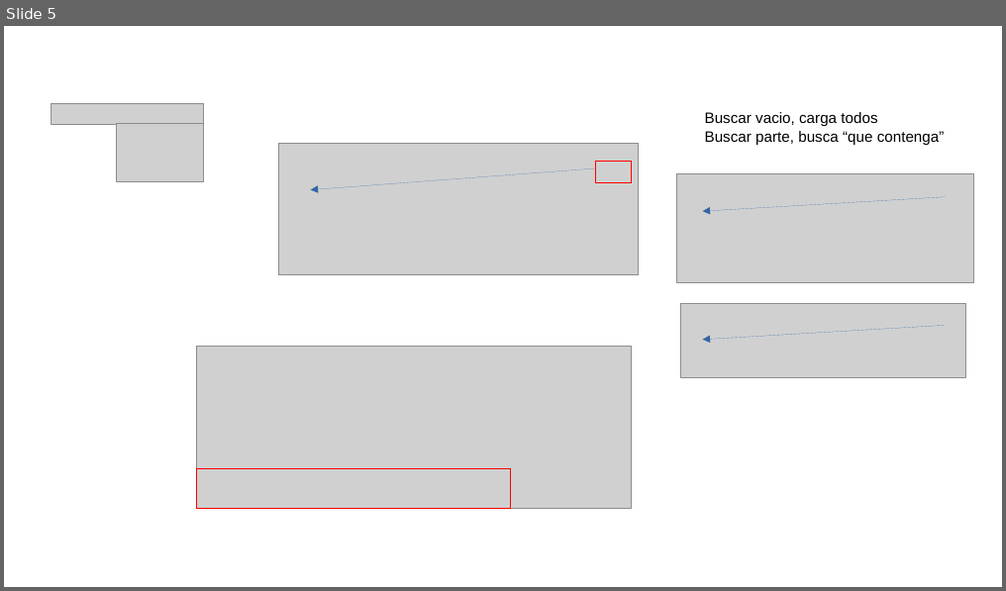
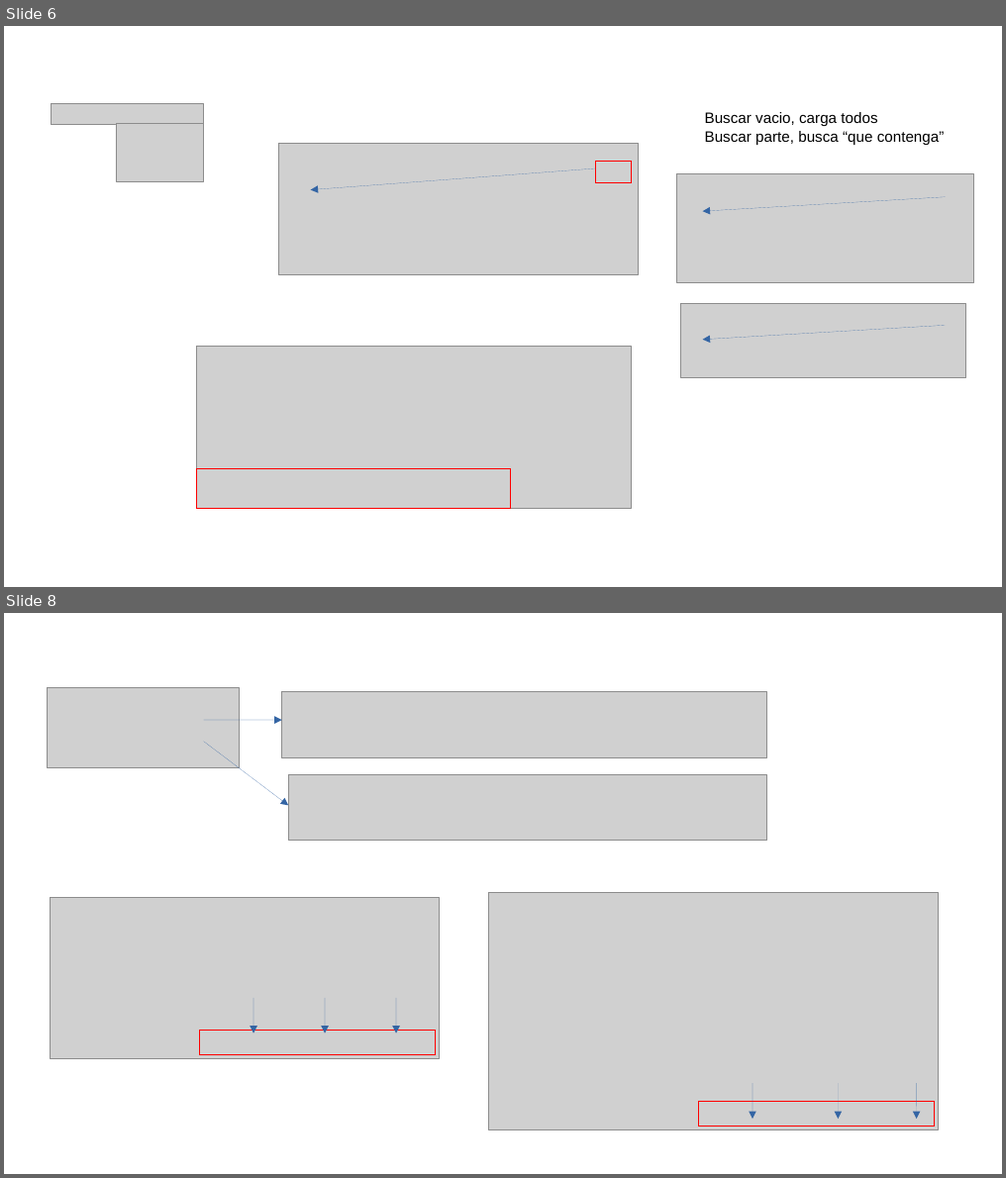
Before and after one commit to mariaroda76/MRODA_PROY, a slide deck: doc_proy/presentacion.odp. Shown one above the other, each under a label of ours: slide 5 before the commit, slides 6 and 8 after it; the slides between them are not shown. The pictures are 1006x591 and 1006x1178 pixels, drawn with LibreOffice and Linux fonts; fonts in the diff are those of the drawing; grey boxes stand for pictures. Boxes give left, top, right and bottom in pixels: in the first picture for what was removed or moved away, otherwise in the second. Text is boxed around its words. In the diff, an @@ line names an element or a change of style, - is before the commit and + after.

```diff
--- a/doc_proy/presentacion.odp
+++ b/doc_proy/presentacion.odp
@@ slide 8 added at (4,613,1002,1174), background #FFFFFF @@
@@ picture added at (47,688,240,768) @@
@@ picture added at (282,692,766,759) @@
@@ arrow added from (203, 720) to (282, 720), #3465A4 0 pt @@
@@ arrow added from (203, 742) to (288, 806), #3465A4 0 pt @@
@@ picture added at (288,775,766,842) @@
@@ picture added at (51,898,439,1059) @@
@@ picture added at (488,893,938,1131) @@
@@ arrow added from (253, 998) to (253, 1034), #3465A4 0 pt @@
@@ arrow added from (325, 998) to (325, 1034), #3465A4 0 pt @@
@@ arrow added from (396, 998) to (396, 1034), #3465A4 0 pt @@
@@ rectangle added at (200,1031,436,1056), outline #FF0000 0 pt @@
@@ arrow added from (752, 1084) to (752, 1119), #3465A4 0 pt @@
@@ arrow added from (838, 1084) to (838, 1119), #3465A4 0 pt @@
@@ arrow added from (917, 1084) to (917, 1119), #3465A4 0 pt @@
@@ rectangle added at (699,1101,935,1127), outline #FF0000 0 pt @@
@@ what was slide 5 is now slide 6 @@
```
Also in this commit, not shown: 3 other slides added, 3 other files.
